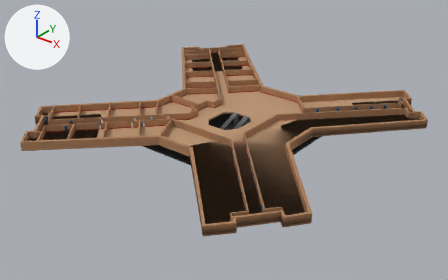
Two versions of the FBX model Assets/Models/SM_walls.fbx, one commit apart.
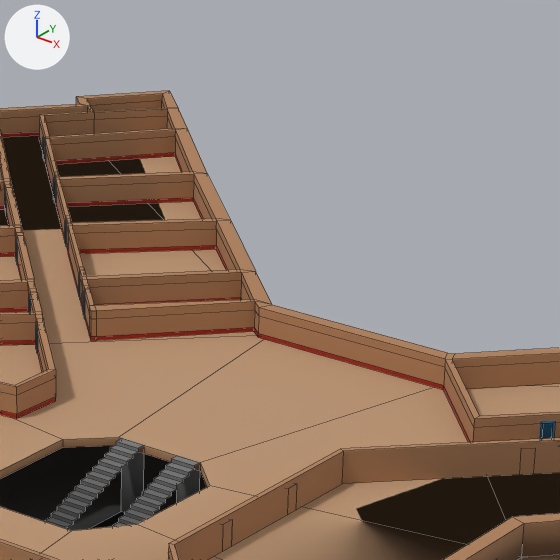
There are two pictures of each version: one whole from a camera (50 mm lens) standing at (143.3, -210.0, 109.5) and looking at (-12.4, -15.3, -11.2), one close up on the part from 47% to 71% of the width and 9% to 49% of the height. Lighting does not change. The marker at upper left points along +X, +Y and +Z. The last two pictures show the newer version. The close-ups show mesh edges as thin lines. Vertices at exactly the same position are counted once.

The first close-up shows 'zemin'.
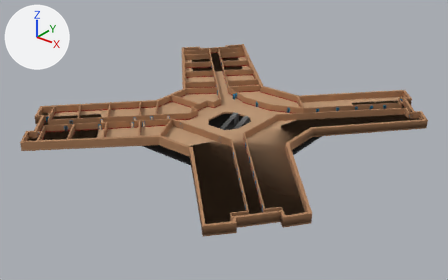
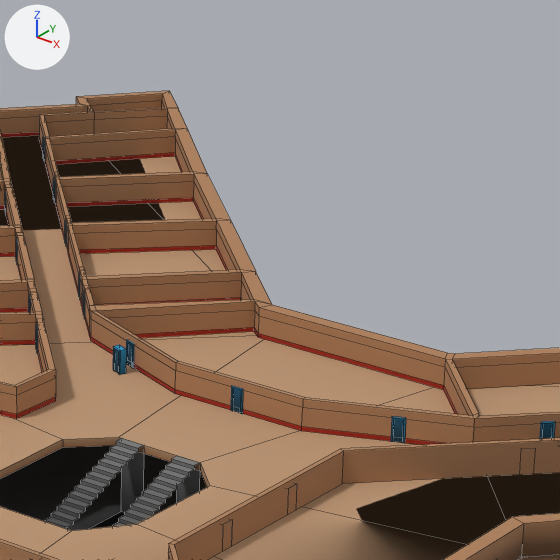
Location of each change, (x1, y1, x2, y2) in pixels of the close-ups (560 x 560 px):
part 1 of me_cube_001, added
    after: (391, 416, 406, 443)
part 2 of me_cube_001, added
    after: (231, 386, 243, 414)
part 3 of me_cube_001, added
    after: (126, 340, 134, 368)
part 4 of me_cube_001, added
    after: (113, 345, 126, 375)
part 5 of me_cube_001, built on
    before: (91, 311, 480, 442)
    after: (91, 311, 480, 445)

What changed in the scene script:
```text
Change me_cube_001:
    used by ob_zemin; location = (-30.43, -12.04, 0.64)
    remove me_cube_001.from_pydata(...)  # 2223 vertices, 1967 faces; spans x -58.0..91.0, y -77.0..80.0, z -9.0..2.0
    add me_cube_001.from_pydata(...)  # 2310 vertices, 2032 faces; spans x -58.0..91.0, y -77.0..80.0, z -9.0..2.0
    me_cube_001 part 1: the loose piece of 16 vertices spanning x 47.0..49.0, y 25.0..26.0, z -1.0..2.0 is copied, and the copy is moved by (-11.0, -7.0, 0.0); it spans x 37.0..38.0, y 18.0..19.0, z -1.0..2.0
    me_cube_001 part 2: the loose piece of 16 vertices spanning x 38.0..39.0, y 0.0..1.0, z -1.0..2.0 is copied, and the copy is moved by (-16.0, 15.0, 0.0); it spans x 22.0..23.0, y 15.0, z -1.0..2.0
    me_cube_001 part 3: the loose piece of 16 vertices spanning x 47.0..49.0, y 25.0..26.0, z -1.0..2.0 is copied, and the copy is moved by (-39.0, -8.0, 0.0); it spans x 8.0..9.0, y 17.0..18.0, z -1.0..2.0
    me_cube_001 part 4: the loose piece of 16 vertices spanning x 38.0..39.0, y 0.0..1.0, z -1.0..2.0 is copied, and the copy is moved by (-30.0, 15.0, 0.0); it spans x 8.0..9.0, y 15.0..16.0, z -1.0..2.0
    me_cube_001 part 5
    10 faces are deleted
    23 vertices are added at x 16.0..43.0, y 15.0..22.0, z -1.0..2.0
    35 new faces join them
```
